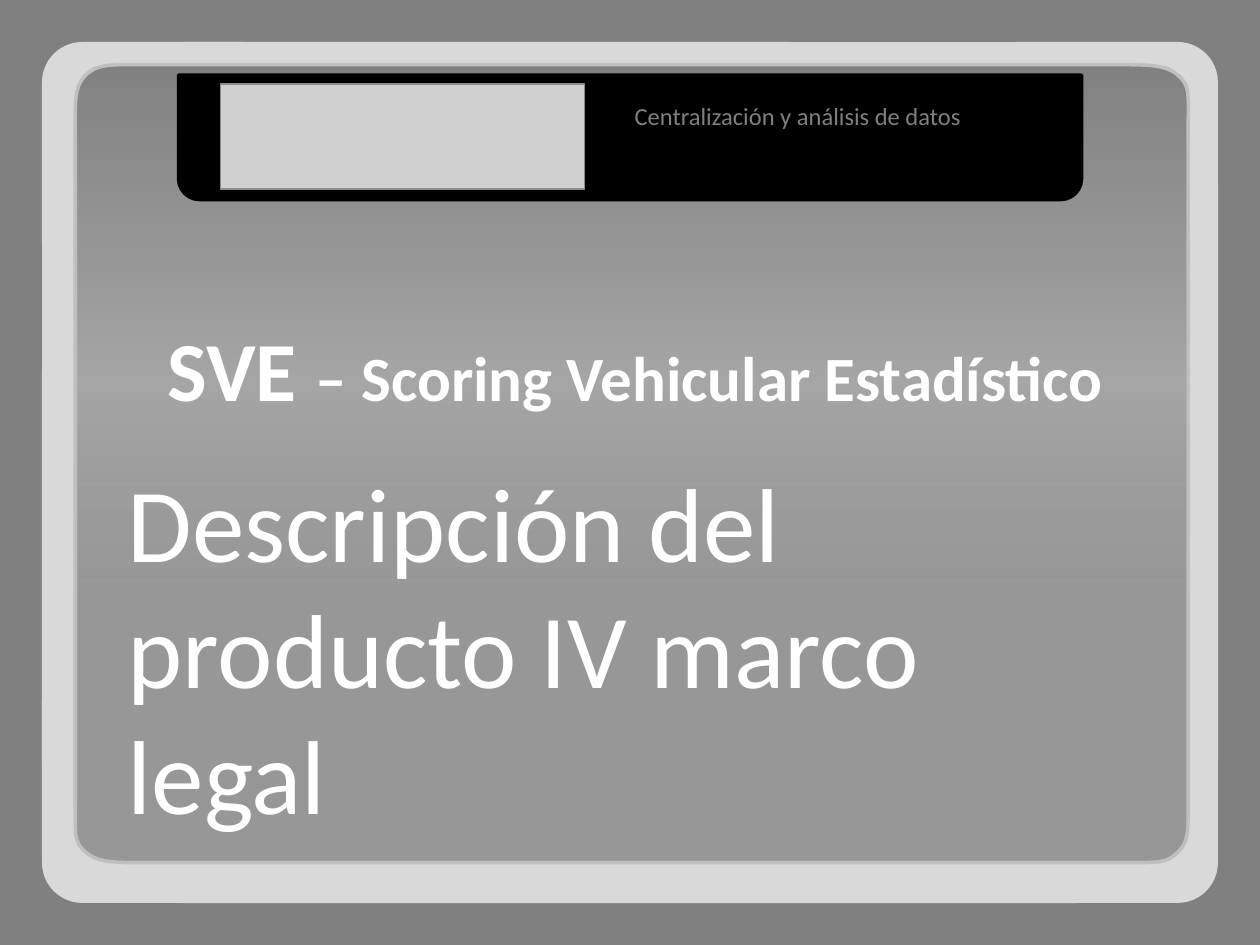
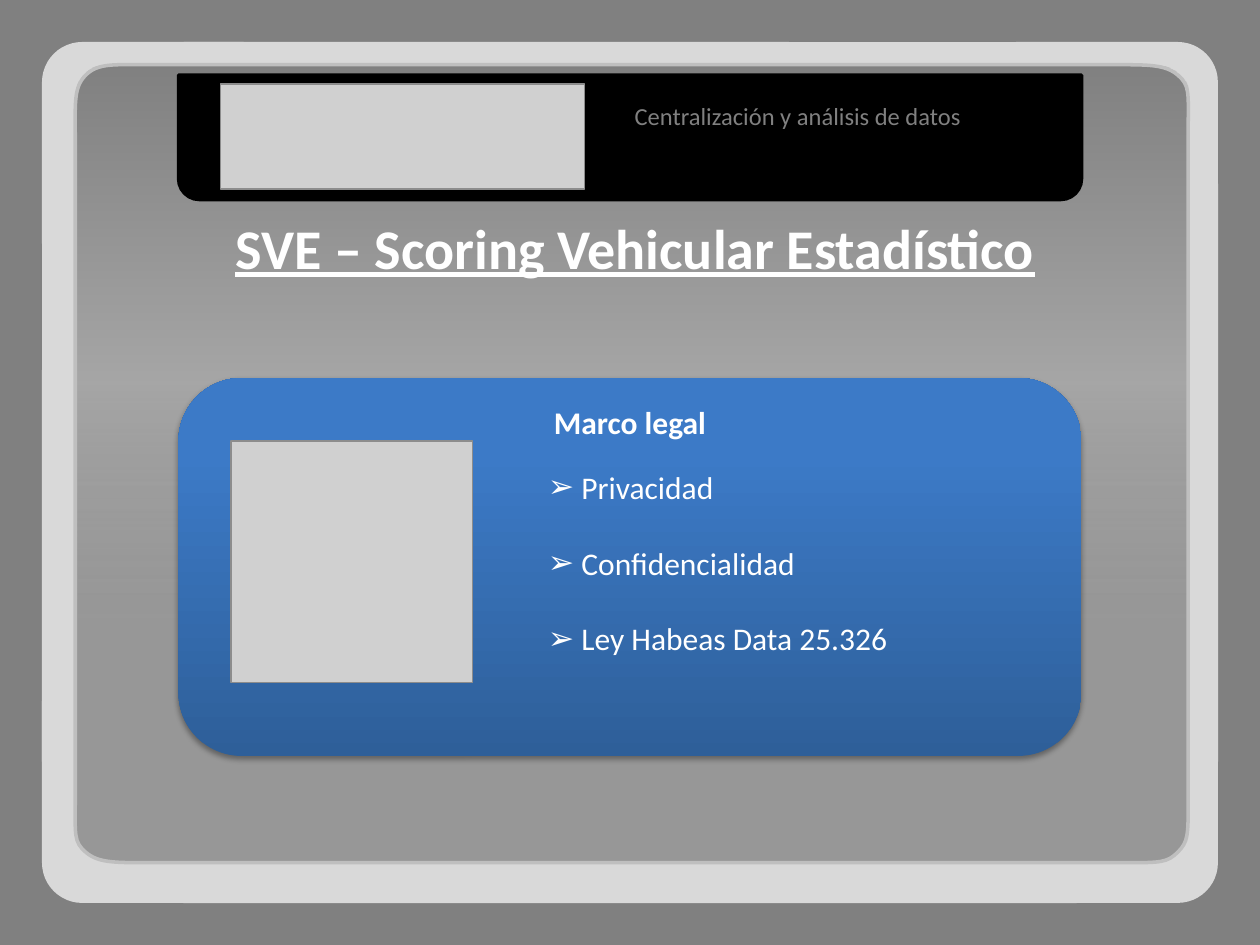
Before and after one commit to adrianachelotti/tallerdesarrollo1ero2011, a slide deck: slide 8 of Presentacion/Comercial/Presentacion Comercial.pptx. Drawn at 1260x945 pixels with LibreOffice and Linux fonts; fonts in the diff are those of the drawing; grey boxes stand for pictures. Boxes give left, top, right and bottom in pixels: in the first picture for what was removed or moved away, otherwise in the second. Text is boxed around its words. In the diff, an @@ line names an element or a change of style, - is before the commit and + after.

```diff
--- a/Presentacion/Comercial/Presentacion Comercial.pptx
+++ b/Presentacion/Comercial/Presentacion Comercial.pptx
@@ text "SVE – Scoring Vehicular Estadístico": place and size @@
-text "SVE – Scoring Vehicular Estadístico" at (167,346,1103,412)
+text "SVE – Scoring Vehicular Estadístico" at (235,230,1034,279)
@@ text "SVE – Scoring Vehicular Estadístico" at (235,230,1034,279): size 48 to 32 pt in "SVE"; size 36 to 32 pt, underline on @@
@@ rounded rectangle added at (179,378,1082,756), fill gradient #2F5F99 to #3D7CC7 to #3A7CCB, 18 pt, text #FFFFFF, bold @@
+Marco legal
@@ picture added at (231,441,472,683) @@
@@ text added at (581,477,887,655), 18 pt, text #FFFFFF @@
+➢ Privacidad
+➢ Confidencialidad
+➢ Ley Habeas Data 25.326
@@ text removed at (128,489,919,832) @@
-Descripción del producto IV marco legal
```
Also in this commit, not shown: 2 other slides changed, 1 other file.
